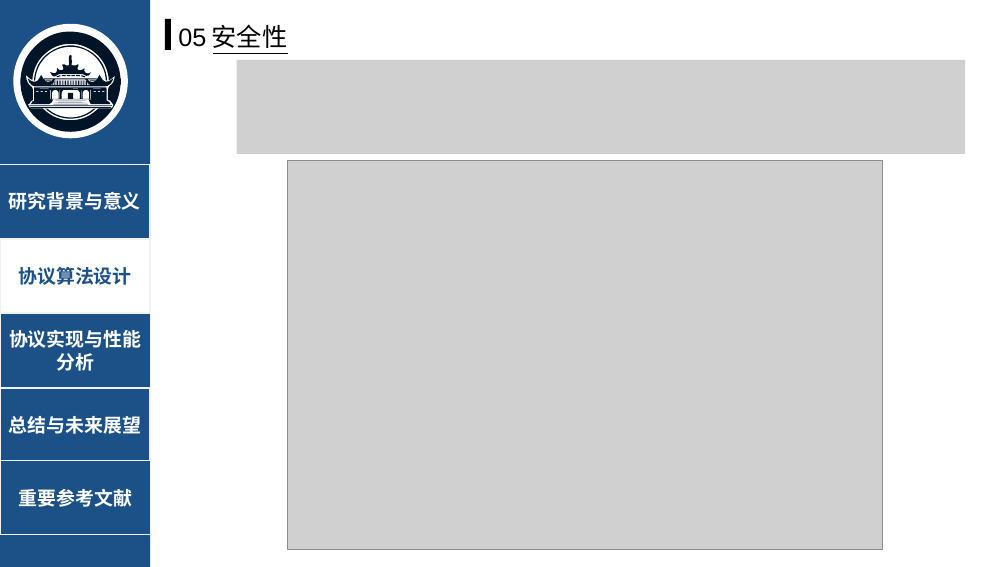
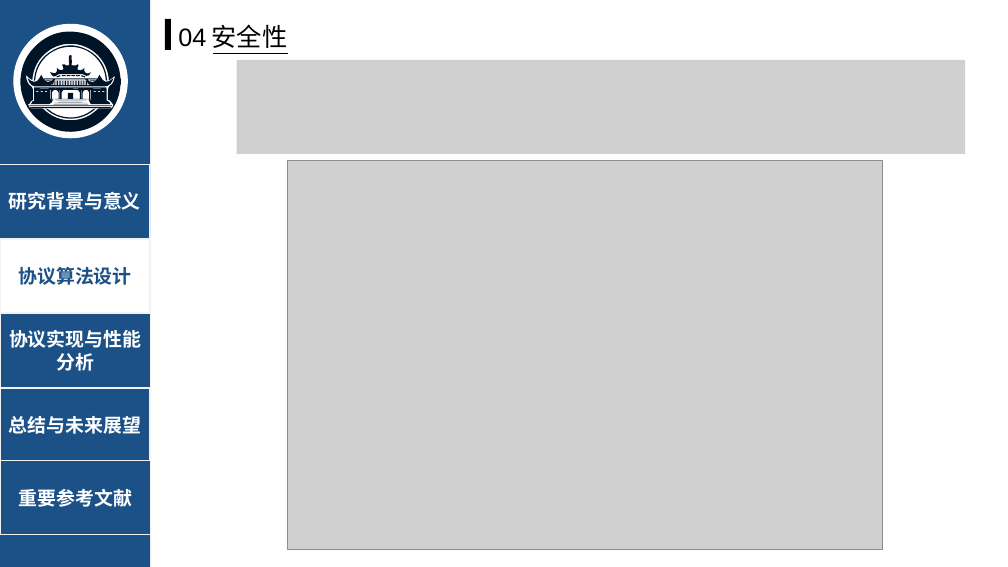
Before and after one commit to jerry-luo-zl/Searchable-Encrption-MC-JXT, a slide deck: slide 14 of pre/毕设答辩-罗之龙.pptx (slide 15 before the commit). Drawn at 1008x567 pixels with LibreOffice and Linux fonts; fonts in the diff are those of the drawing; grey boxes stand for pictures. Boxes give left, top, right and bottom in pixels: in the first picture for what was removed or moved away, otherwise in the second. Text is boxed around its words. In the diff, an @@ line names an element or a change of style, - is before the commit and + after.

```diff
--- a/pre/毕设答辩-罗之龙.pptx
+++ b/pre/毕设答辩-罗之龙.pptx
@@ text at (x1=178, y1=28, x2=206, y2=47): text changed @@
-05
+04
```
Also in this commit, not shown: 12 other slides changed, 1 slide removed, 9 other files.
